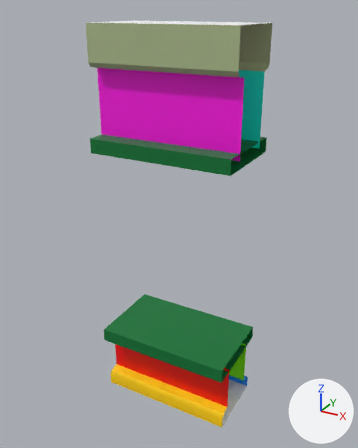
What one commit did to the FBX model ABigMess/Assets/Models/HouseBuilding/Wall_window_middle.fbx.
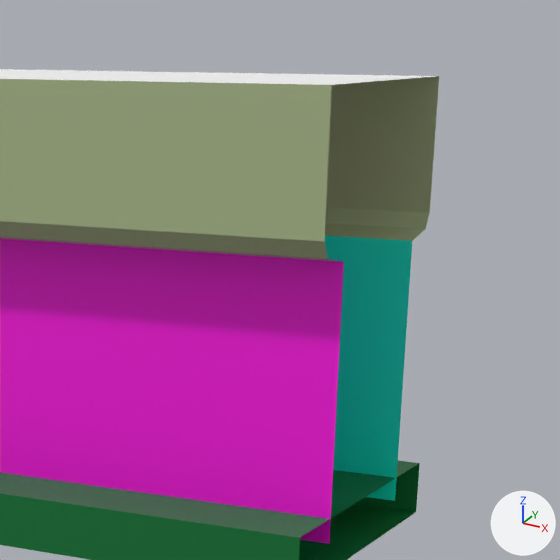
There are two pictures of each version: one whole from a camera (50 mm lens) standing at (1.55, -2.81, 2.84) and looking at (-0.01, 0.02, 1.42), one close up on the part from 40% to 86% of the width and 0% to 37% of the height. Lighting does not change. The marker at lower right points along +X, +Y and +Z. Where no turn or scale is listed for an object, it has been applied to the vertices.

Objects in the first close-up: 'wall_Window_middle'.
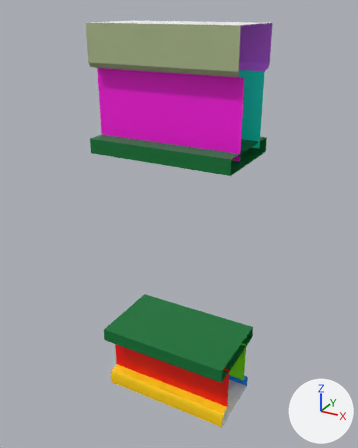
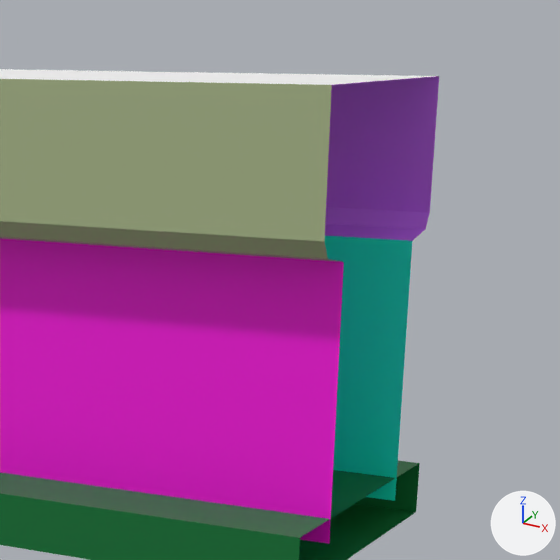
Commit message: [FIX] Walls (again) + [ADD] Brickwall

Where the change shows, as pixel boxes (x1, y1, x2, y2) in the close-ups (560 x 560 px):
part 1 of me_mesh, recoloured (green to purple)
    both: (325, 76, 439, 241)

The change, as a diff of the scene's bpy script:
```diff
--- a/ABigMess/Assets/Models/HouseBuilding/Wall_window_middle.fbx.py
+++ b/ABigMess/Assets/Models/HouseBuilding/Wall_window_middle.fbx.py
@@ mat_violet1 @@
+mat_violet1 = principled_material('violet1')
+mat_violet1.base_color = (0.596, 0.156, 1.0)  # purple #cb6eff
@@ me_mesh @@
 me_mesh.from_pydata(...)  # 64 vertices, 30 faces; spans x -0.51..0.5, y -0.29..0.29, z 0.0..2.75
 # used by ob_wall_window_middle; location = (0.0, 0.0, 0.0)
+# me_mesh part 1: all 3 faces centred in x 0.0, y 0.2..0.25, z 2.49..2.64 switch from mat_kakhi (green #adbc8e) to mat_violet1 (purple #cb6eff)
 me_mesh.materials.append(mat_sapin)
```
